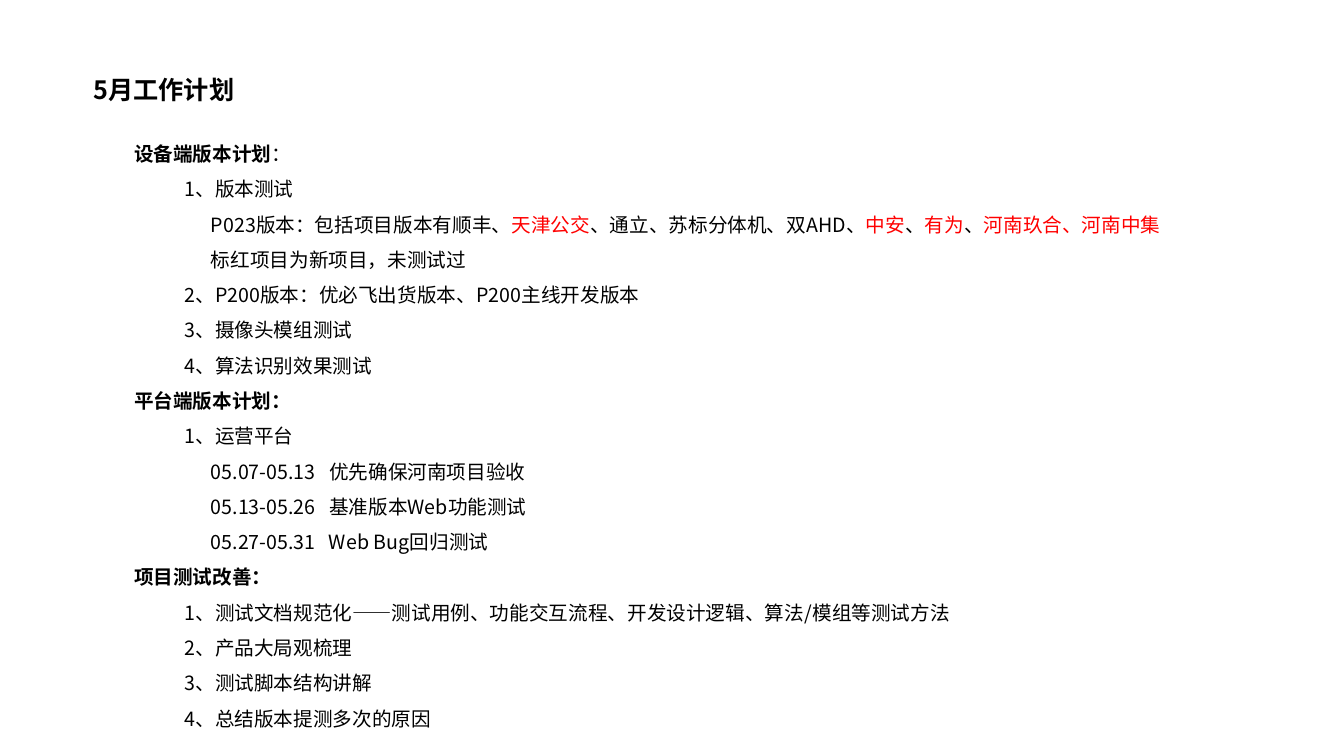
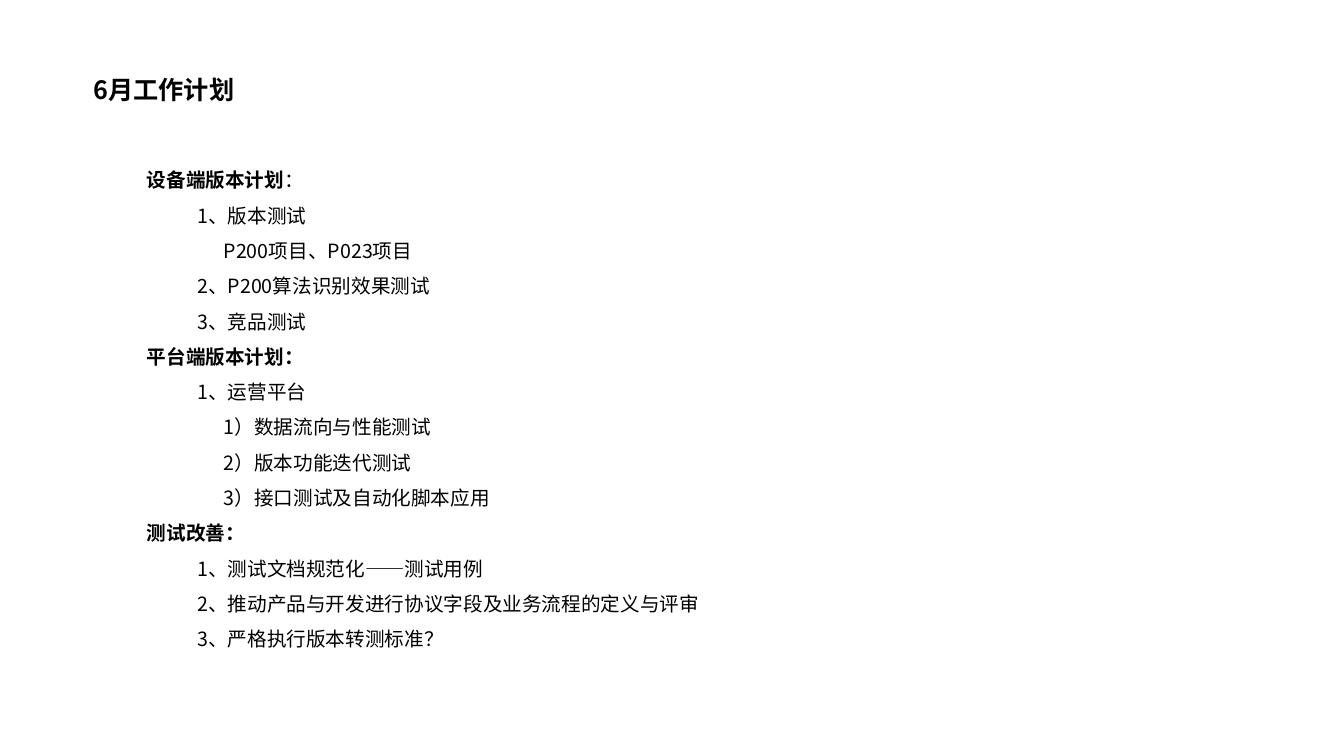
Before and after one commit to chanjumping/-, a slide deck: slide 10 of 5月工作汇报-陈江滨.pptx (slide 9 before the commit). Drawn at 1344x756 pixels with LibreOffice and Linux fonts; fonts in the diff are those of the drawing; background and template pictures are left out. Boxes give left, top, right and bottom in pixels: in the first picture for what was removed or moved away, otherwise in the second. Text is boxed around its words. In the diff, an @@ line names an element or a change of style, - is before the commit and + after.

```diff
--- a/5月工作汇报-陈江滨.pptx
+++ b/5月工作汇报-陈江滨.pptx
@@ text at (x1=93, y1=77, x2=234, y2=102): text changed @@
-5月工作计划
+6月工作计划
@@ text "设备端版本计划：" moved from (x1=134, y1=144, x2=1161, y2=728) to (x1=147, y1=170, x2=699, y2=648) @@
@@ text at (x1=197, y1=242, x2=430, y2=331): text changed @@
-  P023版本：包括项目版本有顺丰、天津公交、通立、苏标分体机、双AHD、中安、有为、河南玖合、河南中集
-  标红项目为新项目，未测试过
-  2、P200版本：优必飞出货版本、P200主线开发版本
-  3、摄像头模组测试
-  4、算法识别效果测试
+  P200项目、P023项目
+  2、P200算法识别效果测试
+  3、竞品测试
@@ text at (x1=147, y1=417, x2=699, y2=648): text changed @@
-  05.07-05.13 优先确保河南项目验收
-  05.13-05.26 基准版本Web功能测试
-  05.27-05.31 Web Bug回归测试
-项目测试改善：
-  1、测试文档规范化——测试用例、功能交互流程、开发设计逻辑、算法/模组等测试方法
-  2、产品大局观梳理
-  3、测试脚本结构讲解
-  4、总结版本提测多次的原因
+  1）数据流向与性能测试
+  2）版本功能迭代测试
+  3）接口测试及自动化脚本应用
+测试改善：
+  1、测试文档规范化——测试用例
+  2、推动产品与开发进行协议字段及业务流程的定义与评审
+  3、严格执行版本转测标准？
```
Also in this commit, not shown: 6 other slides changed, 1 slide added, 5 other files.
